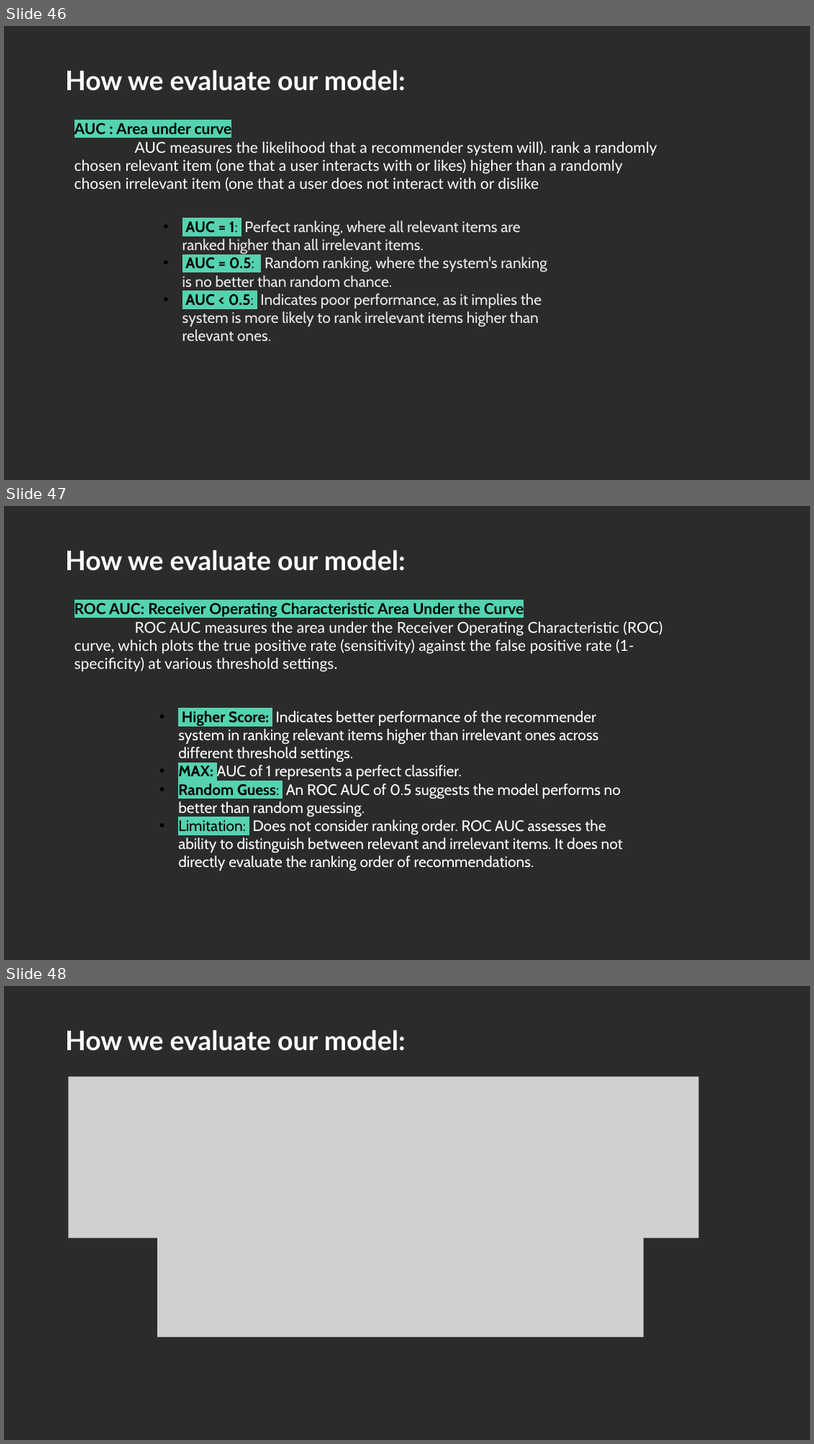
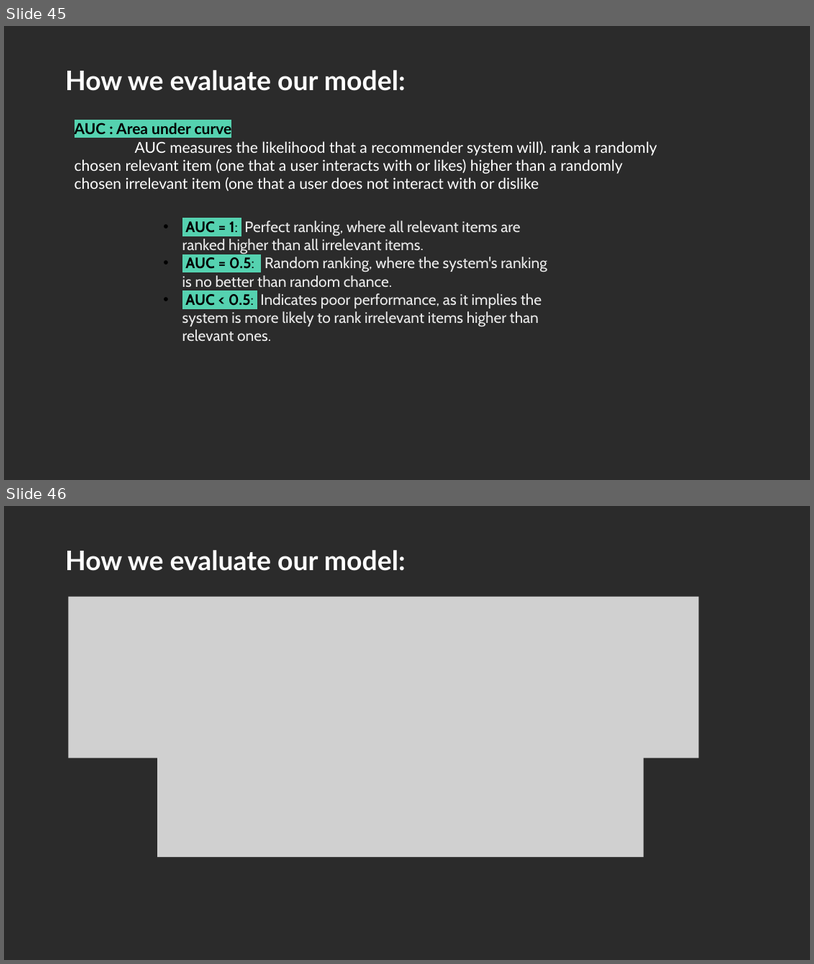
Before and after one commit to lizesteyn/FNBdataquest, a slide deck: Presentation1bkp.pptx. Shown one above the other, each under a label of ours: slides 46, 47 and 48 before the commit, slides 45 and 46 after it. The pictures are 814x1444 and 814x964 pixels, drawn with LibreOffice and Linux fonts; fonts in the diff are those of the drawing; grey boxes stand for pictures; background and template pictures are left out; a plain dark background stands for a picture behind light text. Boxes give left, top, right and bottom in pixels: in the first picture for what was removed or moved away, otherwise in the second. Text is boxed around its words. In the diff, an @@ line names an element or a change of style, - is before the commit and + after.

```diff
--- a/Presentation1bkp.pptx
+++ b/Presentation1bkp.pptx
@@ slide 47 removed at (4, 506, 810, 960), background picture (left out) @@
@@ text removed at (65, 550, 406, 571) @@
-How we evaluate our model:
@@ text removed at (75, 602, 663, 672) @@
-ROC AUC: Receiver Operating Characteristic Area Under the Curve
-ROC AUC measures the area under the Receiver Operating Characteristic (ROC) curve, which plots the true positive rate (sensitivity) against the false positive rate (1- specificity) at various threshold settings.
@@ text removed at (178, 710, 623, 871) @@
-• Higher Score: Indicates better performance of the recommender system in ranking relevant items higher than irrelevant ones across different threshold settings.
-• MAX: AUC of 1 represents a perfect classifier.
-• Random Guess: An ROC AUC of 0.5 suggests the model performs no better than random guessing.
-• Limitation: Does not consider ranking order. ROC AUC assesses the ability to distinguish between relevant and irrelevant items. It does not directly evaluate the ranking order of recommendations.
@@ what was slide 46 is now slide 45 @@
@@ what was slide 48 is now slide 46 @@
```
Also in this commit, not shown: 4 slides changed, 1 other slide removed.
